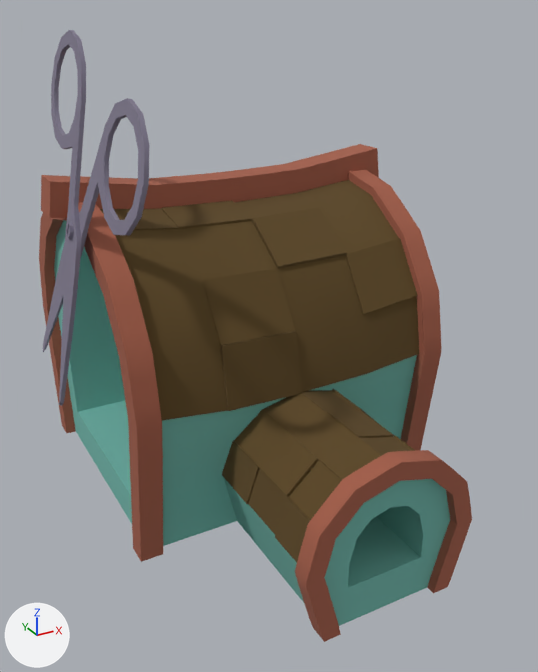
What one commit did to the Blender file Assets/Blend-Dateien/Scher-Maschine.blend.
Both versions are drawn from a 50 mm camera at (-2.14, -4.51, 3.11) aimed at (0.02, -0.58, 1.15). The axes (+X, +Y, +Z) are drawn at lower left. The lights are the same throughout.

In view in the first picture: 'Cube.001', 'Schere A', 'Schere B', 'Schere C'.
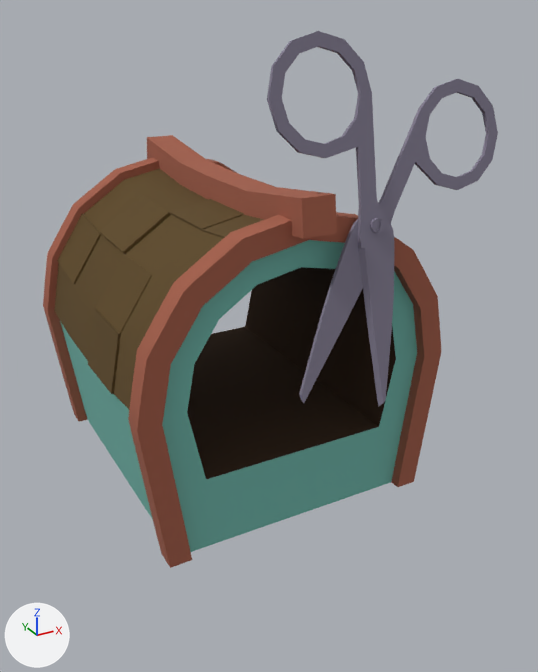
Pixel boxes (x1, y1, x2, y2) of what changed, in the pictures (538 x 672 px):
'Cube.001', reshaped, turned
    before: (39, 144, 472, 642)
    after: (43, 135, 441, 568)
'Schere A', moved, turned
    before: (51, 30, 86, 406)
    after: (267, 31, 394, 407)
'Schere B', moved, turned
    before: (43, 98, 149, 352)
    after: (299, 79, 498, 404)
'Schere C', moved, turned
    before: (66, 222, 74, 238)
    after: (370, 218, 385, 234)
part 1 of me_cube_005, deleted (brown)
    before: (295, 450, 472, 642)
part 2 of me_cube_005, cut back
    before: (58, 313, 450, 626)
    after: (162, 352, 417, 552)
part 3 of me_cube_005, recoloured
    before: (70, 250, 131, 495)
    after: (187, 267, 396, 479)

The edits, one by one:
Material 'Material' (mat_material) is new.
Its base color is (0.0444, 0.0195, 0.00478) (brown #3b260f).
Its roughness is 1.0.
me_cube_005 is used by ob_cube_001; location (0.0, 0.0, 2.039); scale (1.06, 1.06, 1.06).
me_cube_005 had 737 vertices, 723 faces and spanned x -1.13..1.13, y -1.91..1.02, z -1.93..0.15.
me_cube_005 now has 705 vertices, 683 faces, 2 loose edges and spans x -1.13..1.13, y -1.23..1.02, z -1.93..0.15.
me_cube_005 part 1: the loose piece of 116 vertices spanning x -0.53..0.53, y -1.91..-1.8, z -1.93..-0.98 is deleted.
Part 2, on me_cube_005:
86 vertices are removed from x -0.49..0.48, y -1.85..-0.82, z -1.93..-1.03.
83 faces are deleted.
6 vertices in x -0.95..0.95, y -0.61..0.61, z -1.69 move by (0.0, 0.0, 0.23).
2 loose edges are added.
me_cube_005 part 3: 12 faces spanning x -0.95..0.95, y -0.71..0.71, z -1.46..-0.28 switch from mat_material_007 (cyan #73b9ad) to mat_material (brown #3b260f).
Object 'Schere C' (ob_schere_c) moves from (-1.125, -0.41, 1.97) to (0.41, -1.125, 1.97).
Object 'Schere C' (ob_schere_c) turns from (0, -80, 0) to (0, -80, 90) degrees about x, y and z.
Object 'Cube.001' (ob_cube_001) turns from (0, 0, 0) to (0, 0, 90) degrees about x, y and z.
